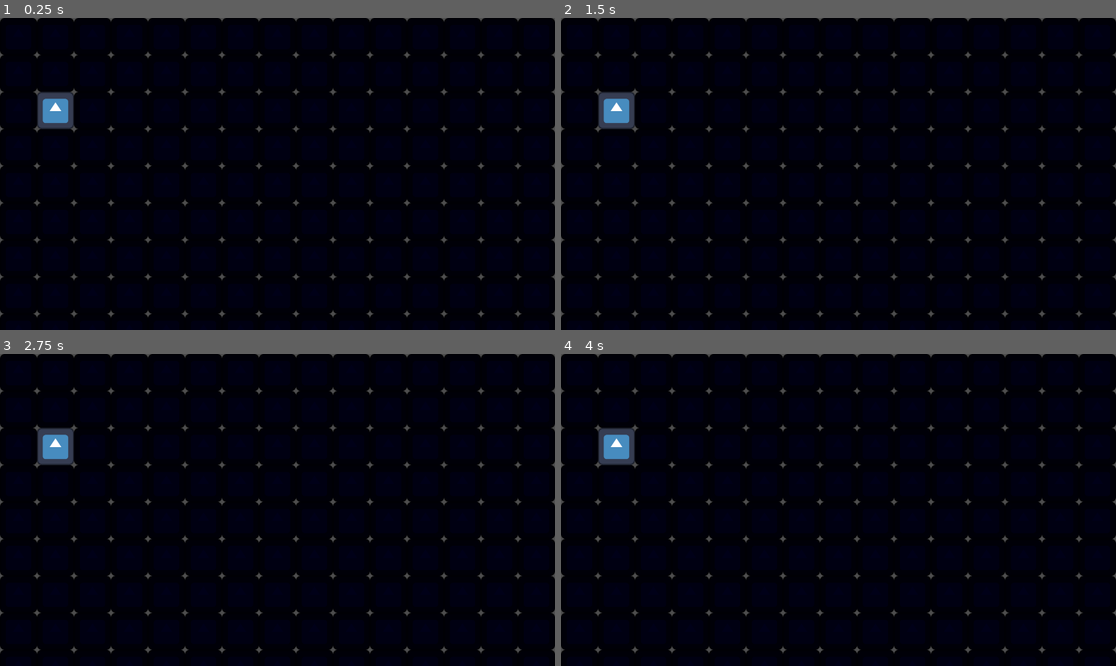
Above: before the commit, frames 1-4 (two rows, left to right).
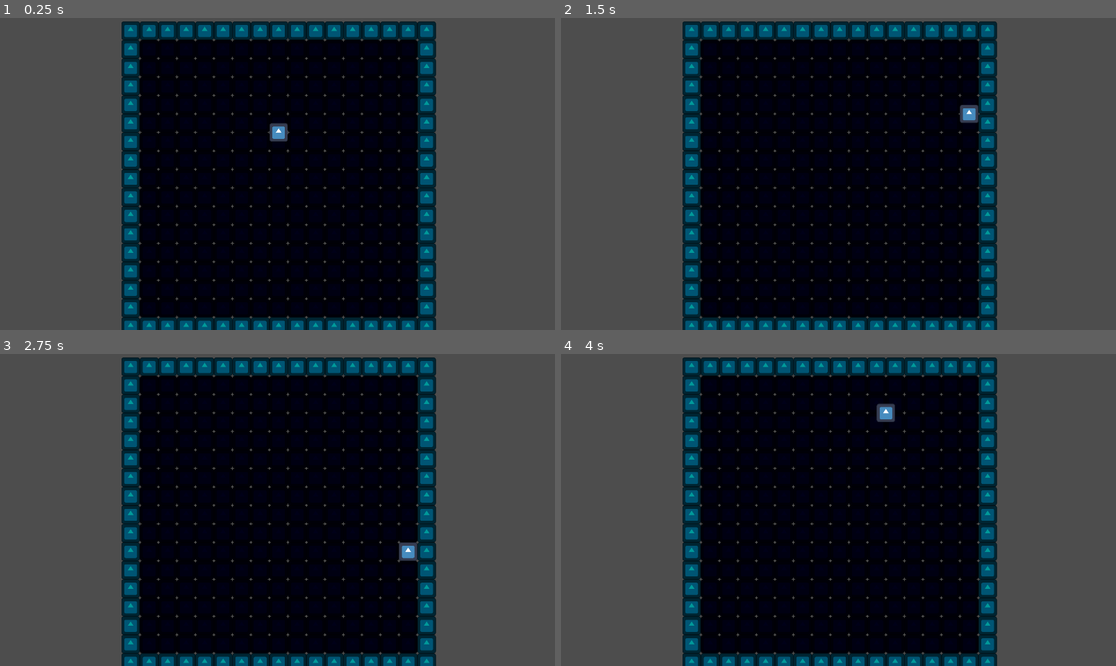
Above: after the commit, the same moments.

Repository: znicholasbrown/snek
Game: Godot game, scene res://board.tscn
Two runs of this game, one before a commit and one after it. Both use one fixed random seed, a clock stepped at 60 frames per second and the inputs below. The engine's default icon, where the game draws it, is replaced by a stand-in: a white triangle on a blue panel in a dark square.
Inputs:
- Up to frame 1 (0.25 s): no input
- Up to frame 2 (1.5 s): hold D (right) 0.53-1.28 s; hold S (down) from 1.28 s (still down)
- Up to frame 3 (2.75 s): release S (down) at 2.03 s; hold D (right) from 2.03 s (still down)
- Up to frame 4 (4 s): tap Enter at 2.75 s; release D (right) at 2.78 s; hold W (up) 2.78-3.53 s; hold A (left) from 3.53 s (still down)

The runs differ from the first frame. In frame 1, 56% of the frame differs, in the area x 0-100%, y 0-100%; in frame 2, 56%; in frame 3, 56%; in frame 4, 56%.

Commit message:
Add basic player controller

Diff:
--- a/board.tscn
+++ b/board.tscn
@@ -1,7 +1,7 @@
-[gd_scene load_steps=8 format=4 uid="uid://bmo03ntdfl03o"]
+[gd_scene load_steps=7 format=4 uid="uid://bmo03ntdfl03o"]
 
 [ext_resource type="Texture2D" uid="uid://dkdters6p1w17" path="res://icon.svg" id="1_p0ybc"]
-[ext_resource type="Script" uid="uid://b6aibnjolvhq" path="res://player.gd" id="4_jqgjh"]
+[ext_resource type="PackedScene" uid="uid://c030dpyucoy1c" path="res://player.tscn" id="2_psm7c"]
 
 [sub_resource type="TileSetAtlasSource" id="TileSetAtlasSource_psm7c"]
 texture = ExtResource("1_p0ybc")
@@ -16,12 +16,12 @@
 texture = ExtResource("1_p0ybc")
 texture_region_size = Vector2i(128, 128)
 0:0/0 = 0
+0:0/0/physics_layer_0/polygon_0/points = PackedVector2Array(-64, -64, 64, -64, 64, 64, -64, 64)
 
 [sub_resource type="TileSet" id="TileSet_jqgjh"]
 tile_size = Vector2i(128, 128)
+physics_layer_0/collision_layer = 1
 sources/0 = SubResource("TileSetAtlasSource_8l818")
-
-[sub_resource type="CapsuleShape2D" id="CapsuleShape2D_8l818"]
 
 [node name="Board" type="Node2D"]
 
@@ -37,17 +37,10 @@
 tile_map_data = PackedByteArray("AAD//wIAAAAAAAAAAAD//wMAAAAAAAAAAAD//wQAAAAAAAAAAAD//wUAAAAAAAAAAAD//wYAAAAAAAAAAAD//w …(944 unchanged characters)…
 tile_set = SubResource("TileSet_jqgjh")
 
-[node name="Player" type="CharacterBody2D" parent="."]
-script = ExtResource("4_jqgjh")
+[node name="Player" parent="." node_paths=PackedStringArray("tile_map_layer") instance=ExtResource("2_psm7c")]
+position = Vector2(960, 960)
+tile_map_layer = NodePath("../TileMapLayer")
 
-[node name="CollisionShape2D" type="CollisionShape2D" parent="Player"]
-shape = SubResource("CapsuleShape2D_8l818")
-
-[node name="Sprite2D" type="Sprite2D" parent="Player"]
-position = Vector2(192, 320)
-texture = ExtResource("1_p0ybc")
-
-[node name="MoveTimer" type="Timer" parent="Player"]
-unique_name_in_owner = true
-
-[connection signal="timeout" from="Player/MoveTimer" to="Player" method="_on_move_timer_timeout"]
+[node name="Camera2D" type="Camera2D" parent="."]
+position = Vector2(952, 928)
+zoom = Vector2(0.5, 0.5)
--- a/player.gd
+++ b/player.gd
@@ -1,18 +1,33 @@
 extends CharacterBody2D
 
-@export var speed : float = 1.0
+@export var tile_map_layer : TileMapLayer
+@export var speed : float = 10.0
 
-var _direction : Vector2 = Vector2.ZERO
-var _timer : Timer
+
+var _global_speed : float = 128.0
+var _direction : Vector2 = Vector2(0, -1)
 
 func _ready() -> void:
-	_timer = Timer.new()
-	_timer.wait_time = speed
-	add_child(_timer)
-	_timer.timeout.connect(_on_timer_timeout)
-	_timer.start()
+	if not tile_map_layer:
+		push_warning("Player scene needs tile map layer")
+		return
 
 
-func _on_timer_timeout() -> void:
-	print("timeout")
-	pass
+func _get_global_speed_for_direction(direction: Vector2i) -> float:
+	if direction.x != 0:
+		return tile_map_layer.tile_set.tile_size.x * speed
+
+	return  tile_map_layer.tile_set.tile_size.y * speed
+
+func _physics_process(delta: float) -> void:
+	_update_direction()
+	_move(delta)
+
+func _update_direction() -> void:
+	var axis = Vector2(Input.get_axis("left", "right"), Input.get_axis("up", "down"))
+	if axis != Vector2.ZERO:
+		_direction = axis
+
+func _move(delta: float) -> void:
+	var _motion = _direction * delta * _get_global_speed_for_direction(_direction)
+	move_and_collide(_motion)
--- /dev/null
+++ b/player.tscn
@@ -0,0 +1,18 @@
+[gd_scene load_steps=4 format=3 uid="uid://c030dpyucoy1c"]
+
+[ext_resource type="Script" uid="uid://b6aibnjolvhq" path="res://player.gd" id="1_onrkg"]
+[ext_resource type="Texture2D" uid="uid://dkdters6p1w17" path="res://icon.svg" id="2_i3pqv"]
+
+[sub_resource type="RectangleShape2D" id="RectangleShape2D_onrkg"]
+size = Vector2(128, 128)
+
+[node name="Player" type="CharacterBody2D"]
+motion_mode = 1
+script = ExtResource("1_onrkg")
+
+[node name="Sprite2D" type="Sprite2D" parent="."]
+position = Vector2(0, -2.38419e-07)
+texture = ExtResource("2_i3pqv")
+
+[node name="CollisionShape2D" type="CollisionShape2D" parent="."]
+shape = SubResource("RectangleShape2D_onrkg")
